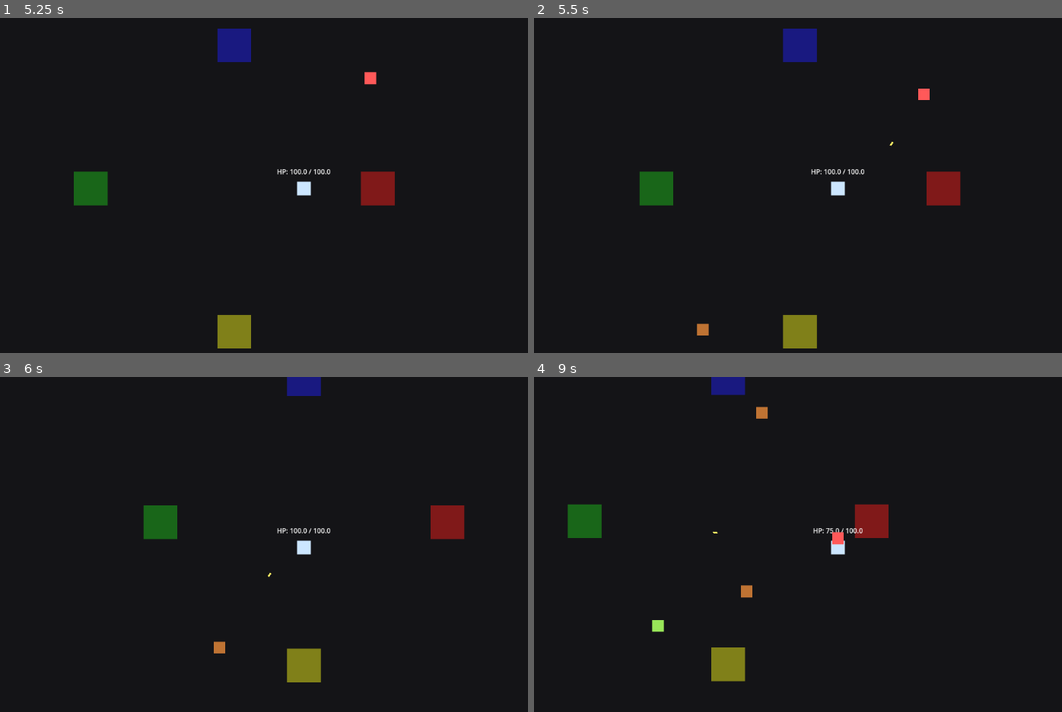
Above: before the commit, frames 1-4 (two rows, left to right).
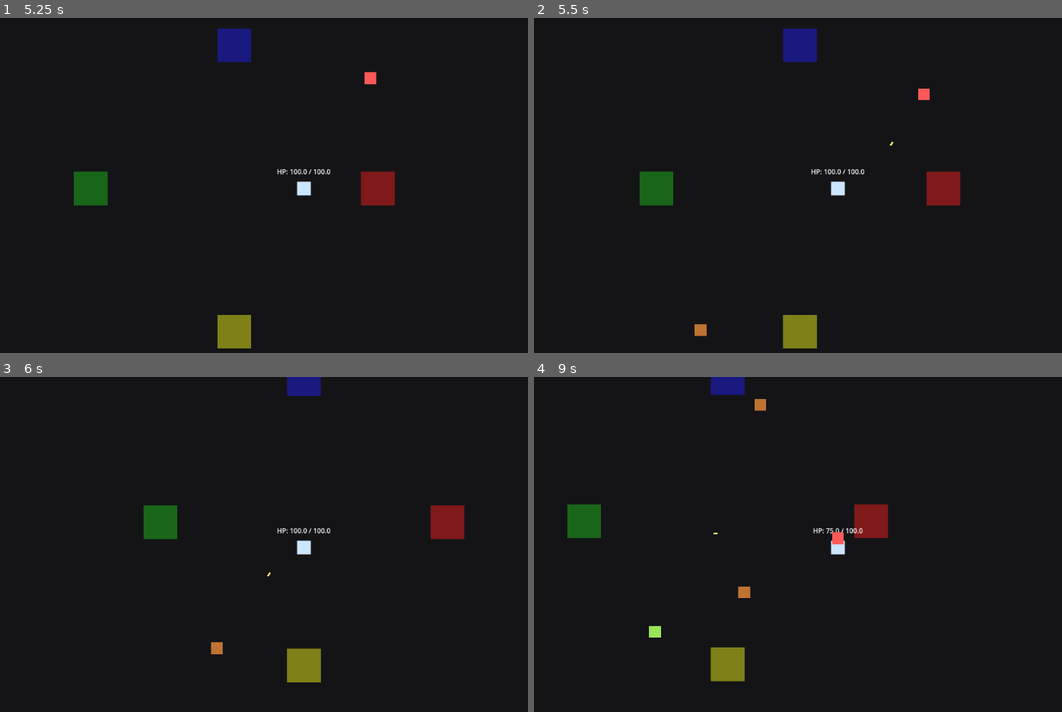
Above: after the commit, the same moments.

Repository: KevinRabbe/bullet-hell-roughe-lite
Game: Godot game, scene res://scenes/game/Main.tscn
Same seed, same stepped clock (60 frames per second), same inputs: the game is played once before the commit and once after it.
Inputs:
- Up to frame 1 (5.25 s): click "Start Run" at 0.5 s; tap Enter at 1.25, 1.35, 3.05, 5.1 s; hold D (move_right) 1.28-2.03 s; tap Space at 1.52, 1.82, 2.27, 2.3, 2.57, 2.85, 3.77, 4.07, 4.52, 4.55, 4.82 s; tap R at 1.55, 2.1, 3.8 s; hold S (move_down) 2.03-2.78 s; hold D (move_right) 2.78-3.53 s; hold W (move_up) 3.53-4.28 s; tap C (cycle_character) at 3.6 s; hold E (interact) 4.28-5.03 s; hold A (move_left) from 4.28 s (still down)
- Up to frame 2 (5.5 s): keep holding A (move_left); tap Space at 5.27 s
- Up to frame 3 (6 s): tap Space at 5.57 s; release A (move_left) at 5.78 s; hold S (move_down) from 5.78 s (still down); tap R at 5.85 s
- Up to frame 4 (9 s): release S (move_down) at 6.53 s; hold D (move_right) 6.53-7.28 s; tap B at 6.6 s; tap Space at 6.77, 6.8, 7.07, 7.52, 7.82, 8.27, 8.57 s; hold W (move_up) 7.28-8.03 s; tap P at 7.35 s; tap Enter at 7.55 s; hold D (move_right) 8.03-8.78 s; tap Q at 8.1 s; tap R at 8.3 s; hold S (move_down) from 8.78 s (still down); tap 1 at 8.85 s

Frame 1 is identical in both runs. In frame 2, less than 0.1% of the frame differs, in the area x 30-34%, y 91-96%; in frame 3, less than 0.1%; in frame 4, 0.4%, in the area x 6-68%, y 0-91%.

Commit message:
Task 6.1: add end-of-wave continue state

Diff:
--- a/scripts/game/main_game.gd
+++ b/scripts/game/main_game.gd
@@ -2,10 +2,13 @@
 
 @onready var player: CharacterBody2D = $Player
 @onready var enemy_spawner: Node = $EnemySpawner
+@onready var wave_panel: Control = $WaveIntermission/Panel
+@onready var wave_continue_button: Button = $WaveIntermission/Panel/ContinueButton
 @onready var character_select_layer: CanvasLayer = $CharacterSelect
 @onready var character_label: Label = $CharacterSelect/Panel/CharacterLabel
 @onready var start_button: Button = $CharacterSelect/Panel/StartButton
 var waiting_for_restart: bool = false
+var waiting_for_wave_continue: bool = false
 var selectable_characters: Array[String] = ["gunslinger"]
 var character_display_names: Dictionary = {"gunslinger": "The Gunslinger"}
 var selected_character_index: int = 0
@@ -20,8 +23,12 @@
 
 	if player.has_signal("player_died"):
 		player.player_died.connect(_on_player_died)
+	if enemy_spawner != null and enemy_spawner.has_signal("wave_completed"):
+		enemy_spawner.connect("wave_completed", _on_wave_completed)
 	if start_button != null:
 		start_button.pressed.connect(_on_start_pressed)
+	if wave_continue_button != null:
+		wave_continue_button.pressed.connect(_on_wave_continue_pressed)
 	_load_selectable_characters()
 	_update_character_debug_label()
 	_hide_run_overlays()
@@ -45,6 +52,9 @@
 		print("Restarting current scene...")
 		_new_run_seed()
 		get_tree().reload_current_scene()
+		return
+	if waiting_for_wave_continue and (key_event.keycode == KEY_ENTER or key_event.keycode == KEY_SPACE):
+		_on_wave_continue_pressed()
 		return
 	if key_event.keycode == KEY_ESCAPE or key_event.keycode == KEY_P:
 		_toggle_pause()
@@ -149,3 +159,27 @@
 			if character_variant is Dictionary:
 				display_name = str(character_variant.get("display_name", default_name))
 		character_display_names[character_id] = display_name
+
+func _on_wave_completed(wave_index: int) -> void:
+	waiting_for_wave_continue = true
+	if wave_panel != null:
+		wave_panel.visible = true
+	_set_combat_active(false)
+	print("Wave %d complete. Press Continue to start next wave." % wave_index)
+
+func _on_wave_continue_pressed() -> void:
+	if not waiting_for_wave_continue:
+		return
+	waiting_for_wave_continue = false
+	if wave_panel != null:
+		wave_panel.visible = false
+	_set_combat_active(true)
+	if enemy_spawner != null and enemy_spawner.has_method("start_next_wave"):
+		enemy_spawner.call("start_next_wave")
+
+func _set_combat_active(active: bool) -> void:
+	var mode := Node.PROCESS_MODE_INHERIT if active else Node.PROCESS_MODE_DISABLED
+	for path in ["Player", "PortalEventManager", "RewardController", "BossManager"]:
+		var node := get_node_or_null(path)
+		if node != null:
+			node.process_mode = mode
--- a/scripts/game/shop_controller.gd
+++ b/scripts/game/shop_controller.gd
@@ -7,6 +7,7 @@
 @export var reroll_button_path: NodePath
 @export var continue_button_path: NodePath
 @export var reroll_cost: int = 1
+@export var enabled: bool = false
 
 var enemy_spawner: Node
 var player: Node
@@ -57,6 +58,8 @@
 		enemy_spawner.connect("wave_completed", _on_wave_completed)
 
 func _on_wave_completed(_wave_index: int) -> void:
+	if not enabled:
+		return
 	reroll_count = 0
 	_roll_offers()
 	_refresh_offer_buttons()
--- a/scripts/spawning/enemy_spawner.gd
+++ b/scripts/spawning/enemy_spawner.gd
@@ -7,7 +7,7 @@
 @export var spawn_interval_seconds: float = 1.5
 @export var spawn_radius: float = 420.0
 @export var max_alive_enemies: int = 20
-@export var wave_duration_seconds: float = 60.0
+@export var wave_duration_seconds: float = 90.0
 @export var min_spawn_interval_seconds: float = 0.7
 
 var target: Node2D
